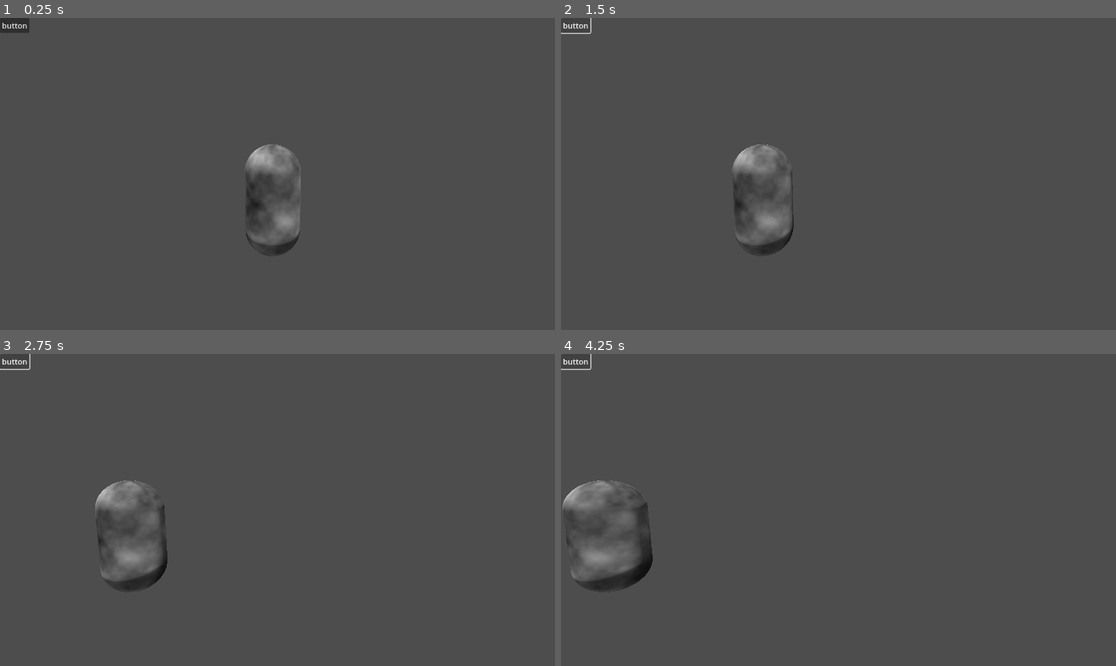
Above: before the commit, frames 1-4 (two rows, left to right).
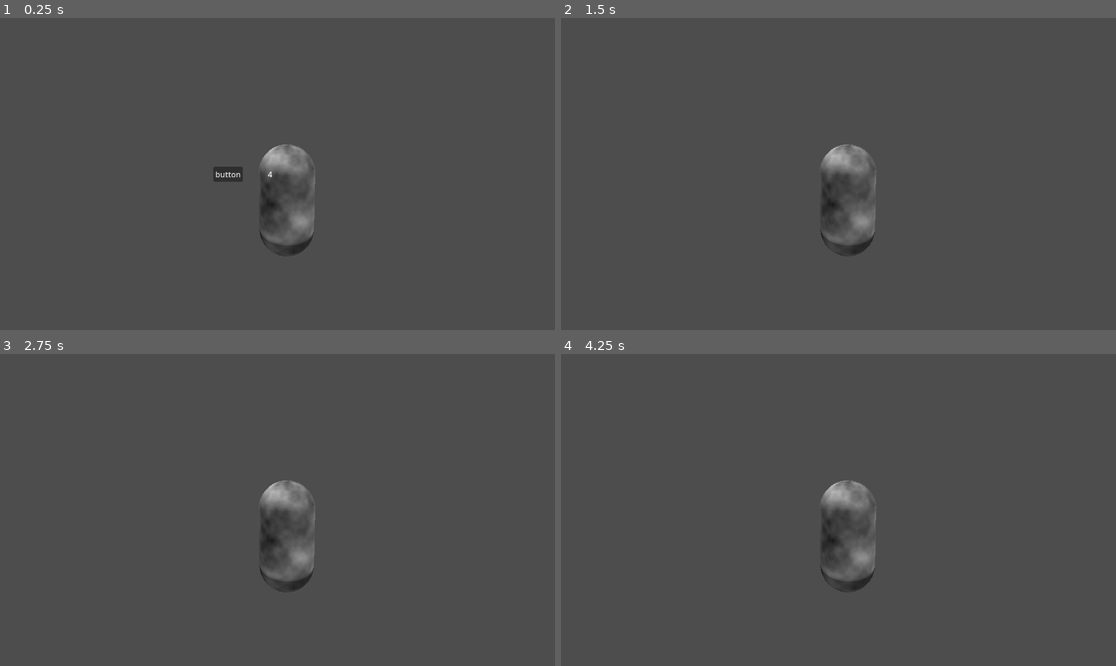
Above: after the commit, the same moments.

Repository: ludovino/BuiltToScale2024
Game: Godot game, scene res://default_scene.tscn
The game is run twice, just before and just after one commit, with the same random seed, the same clock (stepped at 60 frames per second) and the same inputs.
Inputs (mouse positions are in pixels of both pictures, inside the frame that each line leads up to):
- Up to frame 1 (0.25 s): no input
- Up to frame 2 (1.5 s): click "button" at 0.5 s; click (577, 24) at 1.25 s, where only the run before the commit has a clickable "button"
- Up to frame 3 (2.75 s): click (16, 360) at 2 s, where only the run before the commit has a clickable "button"
- Up to frame 4 (4.25 s): no input

The runs differ from the first frame. In frame 1, 1.9% of the frame differs, in the area x 0-57%, y 0-77%; in frame 2, 2.5%; in frame 3, 2.7%; in frame 4, 3.1%.
Error before the commit: Parse Error: Too few arguments for "get_noise_1d()" call. Expected at least 1 but received 0. (res://camera_shaker.gd:12)

Commit message:
example minigame

Diff:
--- a/camera_shaker.gd
+++ /dev/null
@@ -1,12 +0,0 @@
-extends Node
-
-@export var noise: Noise
-
-# Called when the node enters the scene tree for the first time.
-func _ready() -> void:
-	pass # Replace with function body.
-
-
-# Called every frame. 'delta' is the elapsed time since the previous frame.
-func _process(delta: float) -> void:
-	noise.get_noise_1d()
--- a/default_scene.tscn
+++ b/default_scene.tscn
@@ -1,7 +1,7 @@
 [gd_scene load_steps=8 format=3 uid="uid://yavtuvbed3fv"]
 
-[ext_resource type="Script" path="res://mesh_instance_3d.gd" id="1_r8lgr"]
-[ext_resource type="Script" path="res://camera_shaker.gd" id="2_ct0db"]
+[ext_resource type="Script" path="res://global_scripts/battle.gd" id="1_b140e"]
+[ext_resource type="PackedScene" uid="uid://dndy3wxgd4f41" path="res://example/push_the_button.tscn" id="2_xyx0q"]
 
 [sub_resource type="FastNoiseLite" id="FastNoiseLite_cpqc4"]
 noise_type = 5
@@ -17,27 +17,19 @@
 
 [sub_resource type="Environment" id="Environment_wxkck"]
 
-[node name="Node3D" type="Node3D"]
+[node name="Battle" type="Node3D"]
+script = ExtResource("1_b140e")
+minigame_scenes = Array[PackedScene]([ExtResource("2_xyx0q")])
 
 [node name="MeshInstance3D" type="MeshInstance3D" parent="."]
 transform = Transform3D(1, 0, 0, 0, 1, 0, 0, 0, 1, 0.164272, 1.32378, -9.53674e-07)
 mesh = SubResource("CapsuleMesh_n7jla")
-script = ExtResource("1_r8lgr")
 
 [node name="Camera3D" type="Camera3D" parent="."]
 transform = Transform3D(1, 0, 0, 0, 0.994647, 0.103331, 0, -0.103331, 0.994647, 0, 2.17477, 3.60789)
-
-[node name="CameraShaker" type="Node" parent="Camera3D"]
-script = ExtResource("2_ct0db")
 
 [node name="WorldEnvironment" type="WorldEnvironment" parent="."]
 environment = SubResource("Environment_wxkck")
 
 [node name="DirectionalLight3D" type="DirectionalLight3D" parent="."]
 transform = Transform3D(1, 0, 0, 0, 0.280951, 0.959722, 0, -0.959722, 0.280951, 0, 3.21532, 3.35144)
-
-[node name="Button" type="Button" parent="."]
-offset_right = 8.0
-offset_bottom = 8.0
-text = "button
-"
--- /dev/null
+++ b/example/display_time.gd
@@ -0,0 +1,8 @@
+extends Label
+
+@export var timer: Timer
+
+
+# Called every frame. 'delta' is the elapsed time since the previous frame.
+func _process(delta: float) -> void:
+	text = "%d" % timer.time_left
--- /dev/null
+++ b/example/example_minigame.gd
@@ -0,0 +1,21 @@
+extends Minigame
+
+@export var time_limit : float
+@export var timer: Timer
+
+func _ready() -> void:
+	timer = $Timer
+	timer.start(time_limit)
+
+func _enter_tree() -> void:
+	request_ready()
+
+func _exit_tree() -> void:
+	timer.stop()
+
+func _on_button_pressed() -> void:
+	succeeded.emit()
+
+func _on_timer_timeout() -> void:
+	print("time out")
+	failed.emit()
--- /dev/null
+++ b/example/push_the_button.tscn
@@ -0,0 +1,45 @@
+[gd_scene load_steps=3 format=3 uid="uid://dndy3wxgd4f41"]
+
+[ext_resource type="Script" path="res://example/example_minigame.gd" id="1_fx5eu"]
+[ext_resource type="Script" path="res://example/display_time.gd" id="2_rboy2"]
+
+[node name="PushTheButton" type="Node3D" node_paths=PackedStringArray("timer")]
+script = ExtResource("1_fx5eu")
+time_limit = 5.0
+timer = NodePath("Timer")
+
+[node name="Button" type="Button" parent="."]
+anchors_preset = 8
+anchor_left = 0.5
+anchor_top = 0.5
+anchor_right = 0.5
+anchor_bottom = 0.5
+offset_left = -133.0
+offset_top = -15.0
+offset_right = -72.0
+offset_bottom = 16.0
+grow_horizontal = 2
+grow_vertical = 2
+text = "button
+"
+
+[node name="Timer" type="Timer" parent="."]
+
+[node name="Label" type="Label" parent="." node_paths=PackedStringArray("timer")]
+anchors_preset = 8
+anchor_left = 0.5
+anchor_top = 0.5
+anchor_right = 0.5
+anchor_bottom = 0.5
+offset_left = -20.0
+offset_top = -11.5
+offset_right = 20.0
+offset_bottom = 11.5
+grow_horizontal = 2
+grow_vertical = 2
+text = "100"
+script = ExtResource("2_rboy2")
+timer = NodePath("../Timer")
+
+[connection signal="pressed" from="Button" to="." method="_on_button_pressed"]
+[connection signal="timeout" from="Timer" to="." method="_on_timer_timeout"]
--- /dev/null
+++ b/global_scripts/base_minigame.gd
@@ -0,0 +1,18 @@
+class_name Minigame
+extends Node3D
+
+signal succeeded
+signal failed
+
+#override these functions
+
+#func _ready() -> void:
+#	variable initialization goes here
+
+#func _enter_tree() -> void:
+#	start / restart the minigame
+#	make the camera active, start the clock, etc etc
+
+#func _exit_tree() -> void:
+#	end the minigame
+#	deactivate the camera
--- /dev/null
+++ b/global_scripts/battle.gd
@@ -0,0 +1,35 @@
+extends Node3D
+
+@export var minigame_scenes: Array[PackedScene]
+var minigames: Array[Minigame] = []
+var index := 0
+var current: Minigame
+
+func _ready() -> void:
+	for scene in minigame_scenes:
+		minigames.append(scene.instantiate())
+	start()
+
+func start() -> void:
+	current = minigames[index]
+	current.succeeded.connect(next)
+	current.failed.connect(game_over)
+	add_child(current)
+
+func _teardown_current() -> void:
+	current.succeeded.disconnect(next)
+	current.failed.disconnect(game_over)
+	remove_child(current)
+
+
+func next() -> void:
+	_teardown_current()
+	index += 1
+	if index >= minigames.size():
+		print("YOU WIN")
+		return
+	start()
+
+func game_over() -> void:
+	_teardown_current()
+	print("GAME OVER")
--- a/mesh_instance_3d.gd
+++ /dev/null
@@ -1,14 +0,0 @@
-extends MeshInstance3D
-
-
-# Called when the node enters the scene tree for the first time.
-func _ready() -> void:
-	pass # Replace with function body.
-
-
-# Called every frame. 'delta' is the elapsed time since the previous frame.
-func _process(delta: float) -> void:
-	position += Vector3.LEFT * delta
-
-func _physics_process(delta: float) -> void:
-	pass
--- a/project.godot
+++ b/project.godot
@@ -15,6 +15,10 @@
 config/features=PackedStringArray("4.3", "GL Compatibility")
 config/icon="res://icon.svg"
 
+[debug]
+
+gdscript/warnings/untyped_declaration=1
+
 [rendering]
 
 renderer/rendering_method="gl_compatibility"
